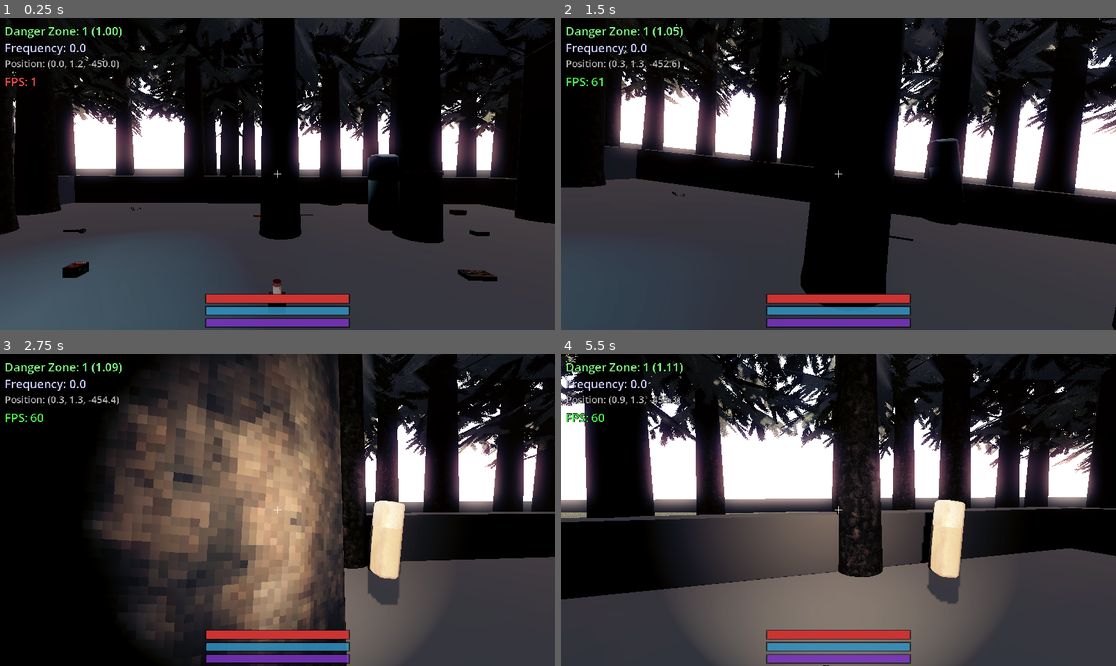
Above: before the commit, frames 1-4 (two rows, left to right).
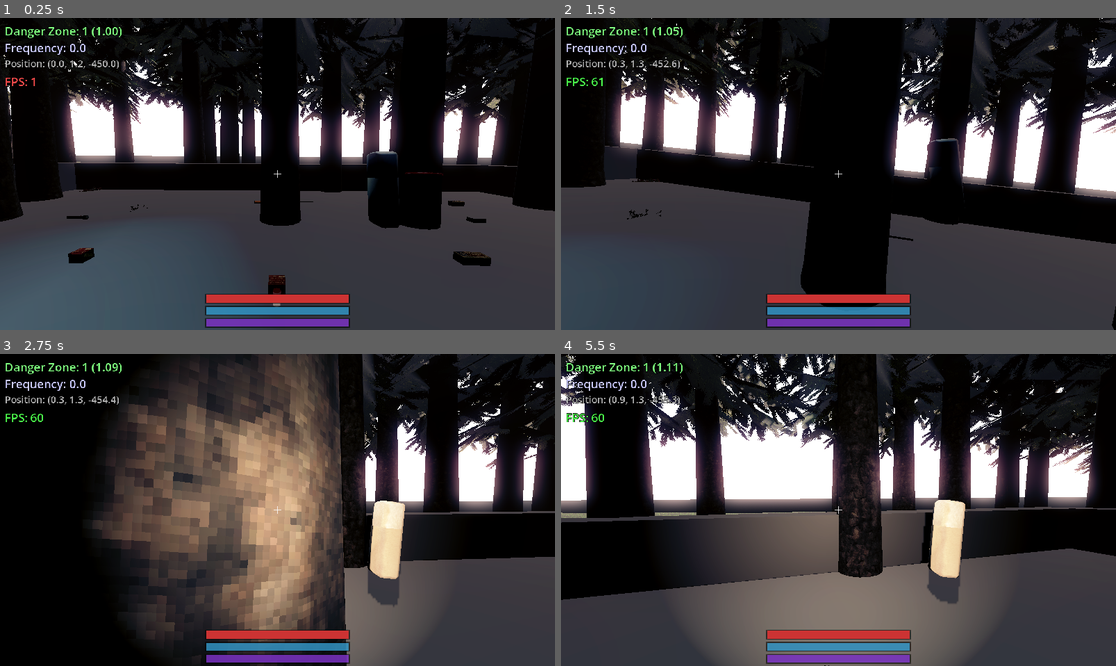
Above: after the commit, the same moments.

Repository: Denvaars/spookydookie
Game: Godot game, scene res://test_level.tscn
The game is run twice, just before and just after one commit, with the same random seed, the same clock (stepped at 60 frames per second) and the same inputs. Sound files missing from this copy of the repository are replaced by a short silence.
Inputs (mouse positions are in pixels of both pictures, inside the frame that each line leads up to):
- Up to frame 1 (0.25 s): no input
- Up to frame 2 (1.5 s): tap Enter (ui_accept) at 0.5, 0.77 s; move the mouse to (866, 174) at 0.52 s; hold Right mouse button (aim) 0.53-1.28 s; hold W (move_forward) from 0.53 s (still down); click (866, 174) at 0.67 s; move the mouse to (810, 174) at 1.27 s; tap Ctrl (crouch) at 1.35 s
- Up to frame 3 (2.75 s): keep holding W (move_forward); tap Enter (ui_accept) at 1.52 s; move the mouse to (288, 503) at 2.02 s; hold F (flashlight) from 2.03 s (still down)
- Up to frame 4 (5.5 s): move the mouse to (832, 516) at 2.77 s; release F (flashlight) at 2.78 s; tap E (interact) at 2.85 s; click (832, 516) at 2.92 s; tap Enter (ui_accept) at 3.02, 3.77 s; move the mouse to (877, 513) at 3.52 s; press the mouse at (877, 513) at 3.53 s; tap Escape (pause) at 4.15 s; release W (move_forward) at 4.25 s; release the mouse at (877, 513) at 4.25 s; drag from (672, 463) to (755, 432) at 4.27 s; click "Resume" at 5 s

The runs differ from the first frame. In frame 1, 18% of the frame differs, in the area x 0-100%, y 0-93%; in frame 2, 1.3%; in frame 3, 1.3%; in frame 4, 2.3%.

Commit message:
Revert async loading + Apply quick wins for faster generation
REVERTED async/pause system (was causing worse performance):
- Removed await statements and pausing
- Back to synchronous loading during scene initialization
- Scene doesn't render until generation completes

APPLIED performance optimizations:
- Terrain: Reduced resolution from 60x400 to 45x350 (35% fewer vertices)
  * Vertices: 24,000 → 15,750
  * Collision faces: 144,000 → 94,500
- Bushes: Reduced count from 2000 to 1200 (40% reduction)

Expected improvement: 1-2 seconds faster load time
These reductions have minimal visual impact on a 120m x 1000m terrain.

Diff:
--- a/BushPlacer.gd
+++ b/BushPlacer.gd
@@ -3,7 +3,7 @@
 
 ## Places bush/fern models throughout the forest.
 
-const BUSH_COUNT: int = 2000
+const BUSH_COUNT: int = 1200
 const PATH_CLEAR_RADIUS: float = 4.0  # Bushes further from path
 const POI_CLEAR_RADIUS: float = 5.0  # Can be near POIs
 const CHUNK_SIZE: float = 100.0
--- a/ForestGenerator.gd
+++ b/ForestGenerator.gd
@@ -28,9 +28,6 @@
 	# Add to group so player can find us
 	add_to_group("forest_generator")
 
-	# Allow this node to process even when paused (for generation)
-	process_mode = Node.PROCESS_MODE_ALWAYS
-
 	if generation_seed == 0:
 		_rng.randomize()
 	else:
@@ -38,45 +35,29 @@
 
 	print("ForestGenerator: seed = %d" % _rng.seed)
 
-	# Pause the game during generation to prevent player from spawning/moving
-	get_tree().paused = true
-
-	await _generate()
-	await _spawn_player()
-
-	# Unpause the game now that generation is complete
-	get_tree().paused = false
-	print("ForestGenerator: Game unpaused - ready to play!")
+	_generate()
+	_spawn_player()
 
 
 func _generate() -> void:
-	print("ForestGenerator: Starting world generation...")
-
 	# Terrain
-	print("ForestGenerator: [1/8] Generating terrain...")
 	terrain = TerrainGenerator.new()
 	terrain.name = "Terrain"
 	add_child(terrain)
 	seed(_rng.randi())
 	terrain.setup(terrain_width, terrain_length, _rng.randi())
-	await get_tree().process_frame  # Yield to prevent freeze
 
 	# Paths
-	print("ForestGenerator: [2/8] Generating paths...")
 	path_gen = PathGenerator.new()
 	path_gen.name = "Paths"
 	add_child(path_gen)
 	seed(_rng.randi())
 	path_gen.generate(terrain)
-	await get_tree().process_frame  # Yield to prevent freeze
 
 	# Rebuild terrain with path texture blending
-	print("ForestGenerator: [3/8] Blending path textures...")
 	terrain.set_path_generator(path_gen)
-	await get_tree().process_frame  # Yield to prevent freeze
 
 	# POIs (Points of Interest - platforms/houses)
-	print("ForestGenerator: [4/8] Spawning POIs (campsites/cabins)...")
 	poi_generator = POIGenerator.new()
 	poi_generator.name = "POIs"
 	add_child(poi_generator)
@@ -84,45 +65,36 @@
 	poi_generator.initialize(terrain, path_gen)
 	poi_generator.generate()
 	print("ForestGenerator: POI generation complete")
-	await get_tree().process_frame  # Yield to prevent freeze
 
 	# Danger Zones (initialize before trees so trees can use danger levels)
-	print("ForestGenerator: [5/8] Initializing danger zones...")
 	danger_manager = DangerZoneManager.new()
 	danger_manager.name = "DangerZones"
 	add_child(danger_manager)
 	danger_manager.initialize(path_gen)
 	print("ForestGenerator: danger zone system initialized")
-	await get_tree().process_frame  # Yield to prevent freeze
 
 	# Trees (pass danger manager to scale trees based on danger level)
-	print("ForestGenerator: [6/8] Placing 5000 trees (this may take a moment)...")
 	tree_placer = TreePlacer.new()
 	tree_placer.name = "Trees"
 	add_child(tree_placer)
 	seed(_rng.randi())
 	tree_placer.place(terrain, path_gen, tree_scale_horizontal, tree_scale_vertical, poi_generator, danger_manager)
-	await get_tree().process_frame  # Yield to prevent freeze
 
 	# Rocks (after trees, with danger scaling)
-	print("ForestGenerator: [7/8] Placing rocks...")
 	rock_placer = RockPlacer.new()
 	rock_placer.name = "Rocks"
 	add_child(rock_placer)
 	seed(_rng.randi())
 	rock_placer.place(terrain, path_gen, poi_generator, danger_manager)
 	print("ForestGenerator: rock placement complete")
-	await get_tree().process_frame  # Yield to prevent freeze
 
 	# Bushes (after rocks, decorative)
-	print("ForestGenerator: [8/8] Placing bushes...")
 	bush_placer = BushPlacer.new()
 	bush_placer.name = "Bushes"
 	add_child(bush_placer)
 	seed(_rng.randi())
 	bush_placer.place(terrain, path_gen, poi_generator)
 	print("ForestGenerator: bush placement complete")
-	await get_tree().process_frame  # Yield to prevent freeze
 
 	# Spawn Manager (initialized later when player is found)
 	spawn_manager = SpawnManager.new()
@@ -140,8 +112,6 @@
 	ambiance_system.name = "AmbianceSystem"
 	add_child(ambiance_system)
 	print("ForestGenerator: ambiance system created")
-
-	print("ForestGenerator: ✓ World generation complete!")
 
 
 
--- a/TerrainGenerator.gd
+++ b/TerrainGenerator.gd
@@ -4,8 +4,8 @@
 ## Procedural terrain using FastNoiseLite.
 ## Builds a long rectangular corridor mesh with analytical normals and trimesh collision.
 
-const RES_W: int = 60          # Vertex columns (X axis) - reduced for performance
-const RES_L: int = 400         # Vertex rows    (Z axis) - reduced for performance
+const RES_W: int = 45          # Vertex columns (X axis) - optimized for load time
+const RES_L: int = 350         # Vertex rows    (Z axis) - optimized for load time
 const HEIGHT_SCALE: float = 5.0
 
 @export var grass_texture_path: String = "res://Grass_20-256x256.png"  # Path to grass texture (e.g. "res://textures/grass.png")
